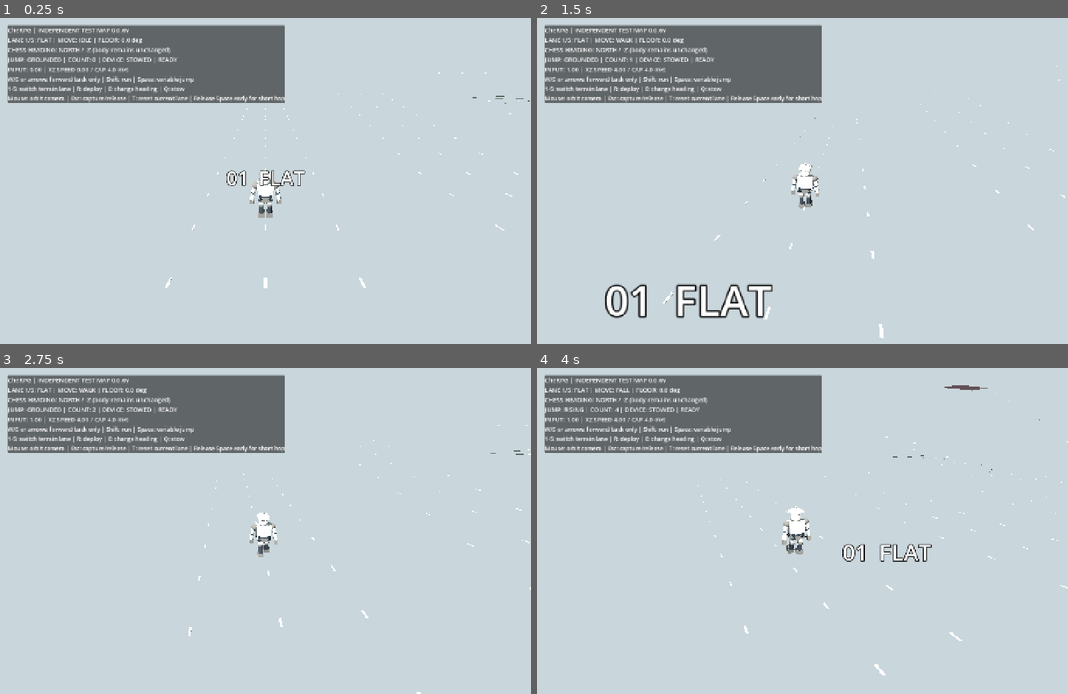
Above: before the commit, frames 1-4 (two rows, left to right).
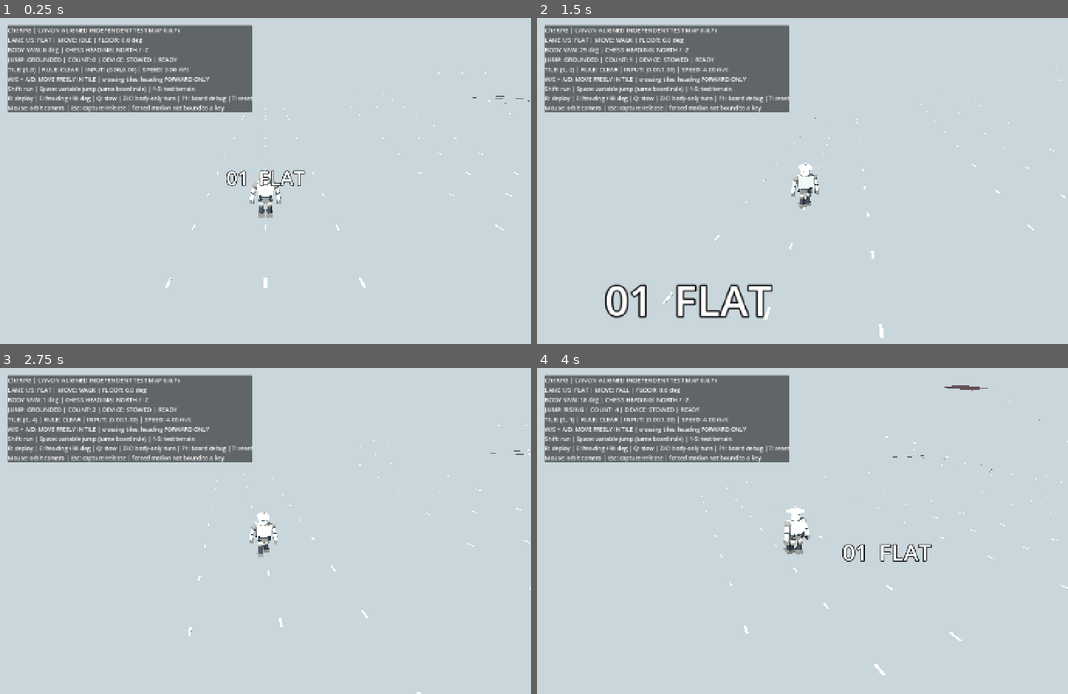
Above: after the commit, the same moments.

Repository: zzunlsj/cherpg
Game: Godot game, scene res://scenes/MotionLab.tscn
Two runs of this game, one before a commit and one after it. Both use one fixed random seed, a clock stepped at 60 frames per second and the inputs below.
Inputs (mouse positions are in pixels of both pictures, inside the frame that each line leads up to):
- Up to frame 1 (0.25 s): no input
- Up to frame 2 (1.5 s): tap Enter at 0.5 s; move the mouse to (829, 181) at 0.52 s; hold W from 0.53 s (still down); tap Z at 0.6 s; tap Space at 0.77 s; tap C at 0.8, 1.35 s; move the mouse to (775, 181) at 1.27 s
- Up to frame 3 (2.75 s): keep holding W; tap Space at 1.52 s; tap Z at 1.55, 2.1 s; move the mouse to (276, 524) at 2.02 s; tap C at 2.3 s
- Up to frame 4 (4 s): keep holding W; move the mouse to (797, 537) at 2.77 s; tap C at 2.85, 3.8 s; tap Space at 3.02, 3.77 s; tap Z at 3.05 s; move the mouse to (839, 534) at 3.52 s; tap 1 at 3.6 s

The runs differ from the first frame. In frame 1, 4.6% of the frame differs, in the area x 1-54%, y 2-29%; in frame 2, 4.7%; in frame 3, 4.6%; in frame 4, 4.7%, in the area x 1-54%, y 2-58%.

Commit message:
feat: show hidden board diagnostics and separate body/chess heading [skip ci]

Diff:
--- a/godot/tests/motion_rotation_lab/scripts/motion_lab.gd
+++ b/godot/tests/motion_rotation_lab/scripts/motion_lab.gd
@@ -11,6 +11,7 @@
 var camera_pitch := -0.19
 var camera_distance := 6.8
 var camera_target := Vector3.ZERO
+var grid_debug_visible := false
 
 func _ready() -> void:
 	_build_lighting()
@@ -67,7 +68,7 @@
 	info.add_theme_font_size_override("font_size",16)
 	content.add_child(info)
 	help_label = Label.new()
-	help_label.text = "W/S or arrows: forward/back only | Shift: run | Space: variable jump\n1-5: switch terrain lane | R: deploy | E: change heading | Q: stow\nMouse: orbit camera | Esc: capture/release | T: reset current lane | Release Space early for short hop"
+	help_label.text = "W/S + A/D: MOVE FREELY IN TILE | crossing tiles: heading FORWARD ONLY\nShift: run | Space: variable jump (same board rule) | 1-5: test terrain\nR: deploy | E: heading +90 deg | Q: stow | Z/C: body-only turn | F1: board debug | T: reset\nMouse: orbit camera | Esc: capture/release | forced motion not bound to a key"
 	help_label.add_theme_font_size_override("font_size",15)
 	content.add_child(help_label)
 	_update_hud()
@@ -113,8 +114,16 @@
 			pawn.device.call("request_turn")
 		KEY_Q:
 			pawn.device.call("request_stow")
+		KEY_Z:
+			pawn.rotate_body_only(-90.0)
+		KEY_C:
+			pawn.rotate_body_only(90.0)
 		KEY_T:
 			_teleport_to_lane(pawn.lane_index)
+		KEY_F1:
+			grid_debug_visible = not grid_debug_visible
+			for lane in lanes:
+				lane.call("set_board_debug_visible", grid_debug_visible)
 		KEY_ESCAPE:
 			var new_mode := Input.MOUSE_MODE_VISIBLE if Input.mouse_mode == Input.MOUSE_MODE_CAPTURED else Input.MOUSE_MODE_CAPTURED
 			Input.set_mouse_mode(new_mode)
@@ -132,11 +141,11 @@
 	if pawn == null or info == null:
 		return
 	var lane_name: String = ["FLAT", "8 DEG SLOPE", "15 DEG SLOPE", "UNEVEN", "30 DEG LIMIT"][pawn.lane_index]
-	info.text = "CheRPG | INDEPENDENT TEST MAP 0.0.6v\n" \
+	info.text = "CheRPG | CANON-ALIGNED INDEPENDENT TEST MAP 0.0.7v\n" \
 		+ "LANE %d/5: %s | MOVE: %s | FLOOR: %.1f deg\n" % [pawn.lane_index+1,lane_name,pawn.move_state,pawn.floor_deg] \
-		+ "CHESS HEADING: %s (body remains unchanged)\n" % pawn.HEADING_NAMES[pawn.heading_index] \
+		+ "BODY YAW: %.0f deg | CHESS HEADING: %s\n" % [rad_to_deg(pawn.avatar.rotation.y), pawn.HEADING_NAMES[pawn.heading_index]] \
 		+ "JUMP: %s | COUNT: %d | DEVICE: %s | %s\n" % [pawn.jump_state,pawn.jump_count,pawn.device.call("phase_name"),pawn.device.reason] \
-		+ "INPUT: %.2f | XZ SPEED %.2f / CAP %.1f m/s" % [pawn.smoothed_input,Vector2(pawn.velocity.x,pawn.velocity.z).length(),(pawn.RUN_MPS if pawn.latest_sprint else pawn.WALK_MPS)]
+		+ "TILE: (%d,%d) | RULE: %s | INPUT: (%.2f,%.2f) | SPEED: %.2f m/s" % [pawn.current_cell.x, pawn.current_cell.y, ("RESISTANCE" if pawn.resistance_time > 0.0 else "CLEAR"), pawn.smoothed_strafe, pawn.smoothed_input, Vector2(pawn.velocity.x,pawn.velocity.z).length()]
 
 func _run_smoke_test() -> void:
 	# Fail CI loudly on scene construction, ground generation or missing primitives.
